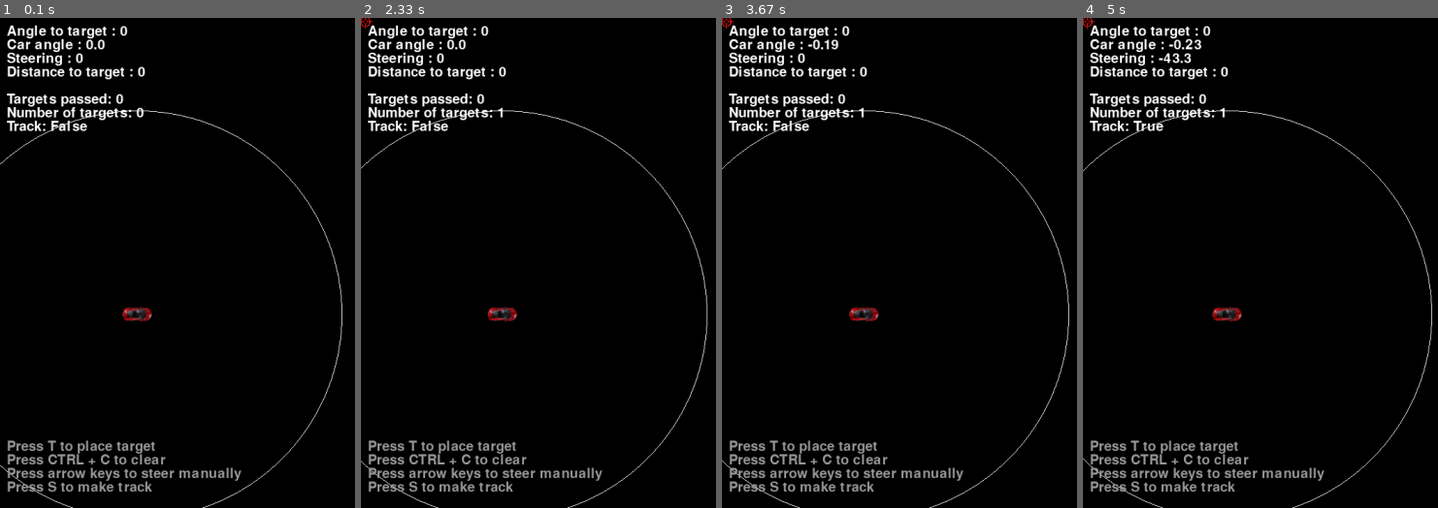
Above: before the commit, frames 1-4 (left to right).
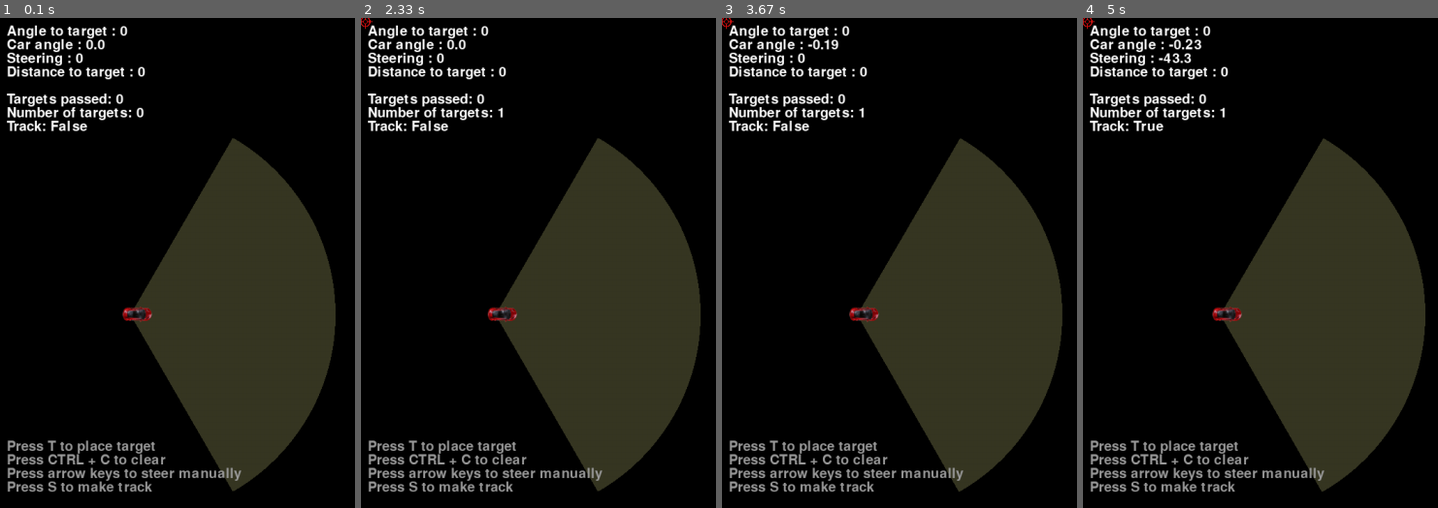
Above: after the commit, the same moments.

Repository: HanzeRacingDivision/Driverless
Game: pygame game, started from Moving_Car/moving_car.py
The game is run twice, just before and just after one commit, with the same random seed, the same clock (stepped at 60 frames per second) and the same inputs.
Inputs:
- Up to frame 1 (0.1 s): no input
- Up to frame 2 (2.33 s): tap T at 0.33 s; tap S at 0.67, 1 s; hold Up 1.83-2.3 s
- Up to frame 3 (3.67 s): hold Right 2.33-2.8 s; hold Down from 3.4 s (still down)
- Up to frame 4 (5 s): release Down at 3.7 s; hold Left 3.73-4.13 s; hold Up 4.17-4.53 s; tap S at 4.32 s; hold Right from 4.57 s (still down)

The runs differ from the first frame. In frame 1, 26% of the frame differs, in the area x 0-97%, y 18-100%; in frame 2, 26%; in frame 3, 26%; in frame 4, 26%, in the area x 0-99%, y 18-100%.

Commit message:
Add files via upload

Diff:
--- a/Moving_Car/moving_car.py
+++ b/Moving_Car/moving_car.py
@@ -5,6 +5,7 @@
 import time
 import numpy as np
 import cv2 as cv
+from PIL import Image, ImageDraw
 
 
 def draw_line_dashed(surface, color, start_pos, end_pos, width = 1, dash_length = 10, exclude_corners = True):
@@ -147,6 +148,8 @@
         closest_target = None
         mouse_pos_list = []
         track = False
+
+
 
 
         while not self.exit:
@@ -326,6 +329,8 @@
 
 
             # Drawing
+
+
             self.screen.fill((0, 0, 0))
             rotated = pygame.transform.rotate(car_image, car.angle)
             rect = rotated.get_rect()
@@ -336,6 +341,23 @@
 
             circle = (pos_1-10,pos_2)
             circles.append(circle)
+
+            pil_size = car.fov*2
+
+            pil_image = Image.new("RGBA", (pil_size, pil_size))
+            pil_draw = ImageDraw.Draw(pil_image)
+            #pil_draw.arc((0, 0, pil_size-1, pil_size-1), 0, 270, fill=RED)
+            pil_draw.pieslice((0, 0, pil_size-1, pil_size-1), -car.angle-car.fov_range, -car.angle+car.fov_range, fill= (55, 55, 35))
+
+            mode = pil_image.mode
+            size = pil_image.size
+            data = pil_image.tobytes()
+
+            image = pygame.image.fromstring(data, size, mode)
+            image_rect = image.get_rect(center= (pos_1 - 10,pos_2))
+
+            self.screen.blit(image, image_rect)
+
 
             for i in range(len(circles)):
                 pygame.draw.circle(self.screen,(155,155,155), circles[i], 1, 1)
@@ -355,10 +377,11 @@
             if len(valid_targets) > 0:
                 draw_line_dashed(self.screen, (155,255,255),(pos_1,pos_2) , closest_target.position * ppu , width = 2, dash_length = 10, exclude_corners = True)
 
-            pygame.draw.circle(self.screen,(255,255,255), (pos_1,pos_2), car.fov, 1)
+          #  pygame.draw.circle(self.screen,(255,255,255), (pos_1,pos_2), car.fov, 1)
 
 
             pygame.draw.rect(self.screen,(100 - 10*dist, 100 - 10*dist, 100 - 10*dist),(10,180,12,dist*20 - 20))
+
 
 
             text_font = pygame.font.Font(None, 30)
